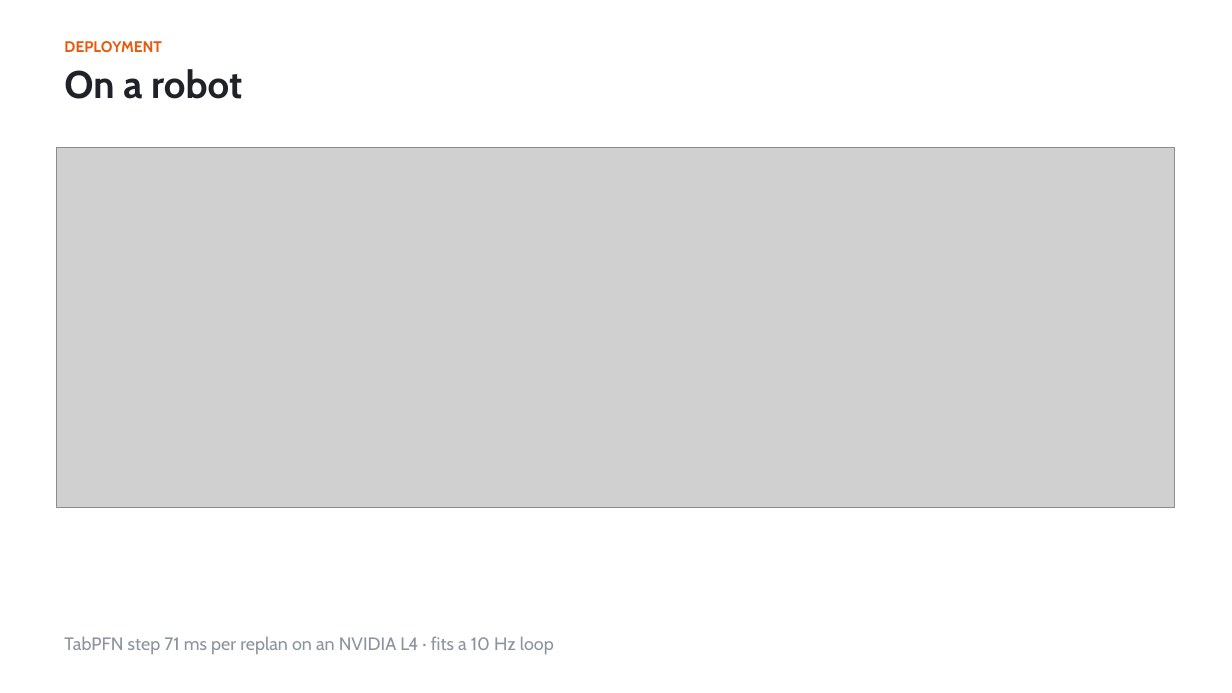
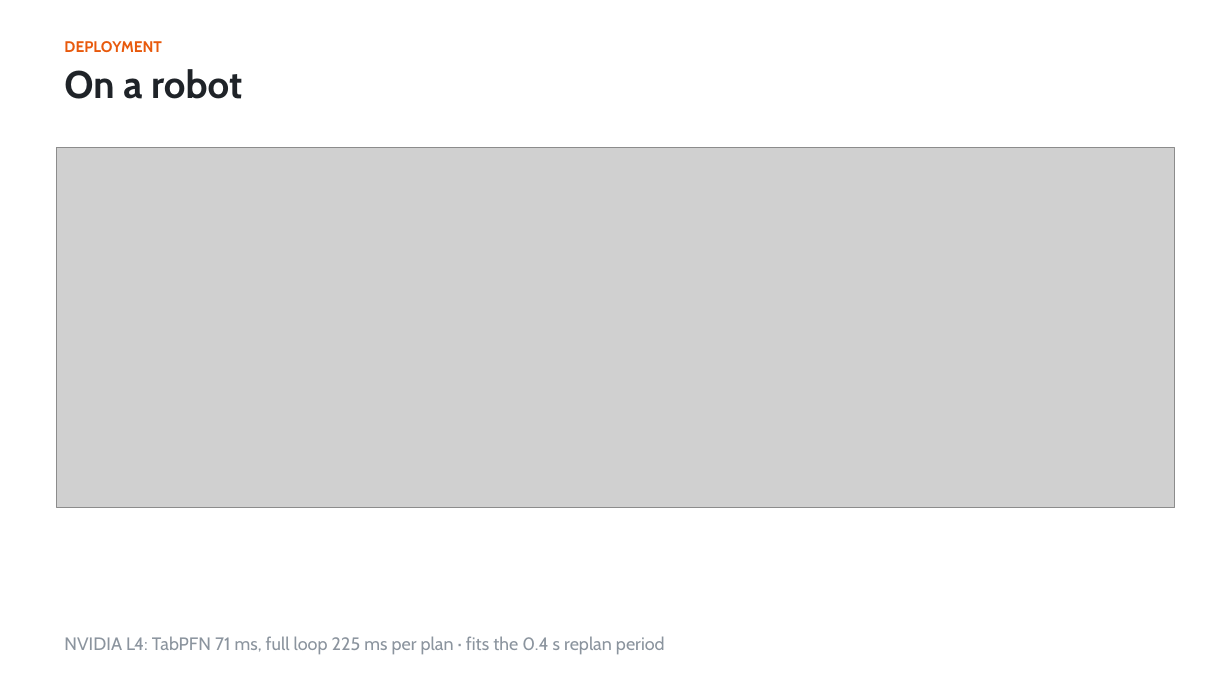
Before and after one commit to shiinalight/Foresight, a slide deck: slide 13 of deck/Foresight.pptx. Drawn at 1232x693 pixels with LibreOffice and Linux fonts; fonts in the diff are those of the drawing; grey boxes stand for pictures. Boxes give left, top, right and bottom in pixels: in the first picture for what was removed or moved away, otherwise in the second. Text is boxed around its words. In the diff, an @@ line names an element or a change of style, - is before the commit and + after.

```diff
--- a/deck/Foresight.pptx
+++ b/deck/Foresight.pptx
@@ text at box(64, 636, 665, 655): text changed @@
-TabPFN step 71 ms per replan on an NVIDIA L4 · fits a 10 Hz loop
+NVIDIA L4: TabPFN 71 ms, full loop 225 ms per plan · fits the 0.4 s replan period
```
Also in this commit, not shown: 1 other slide changed, 3 other files.
